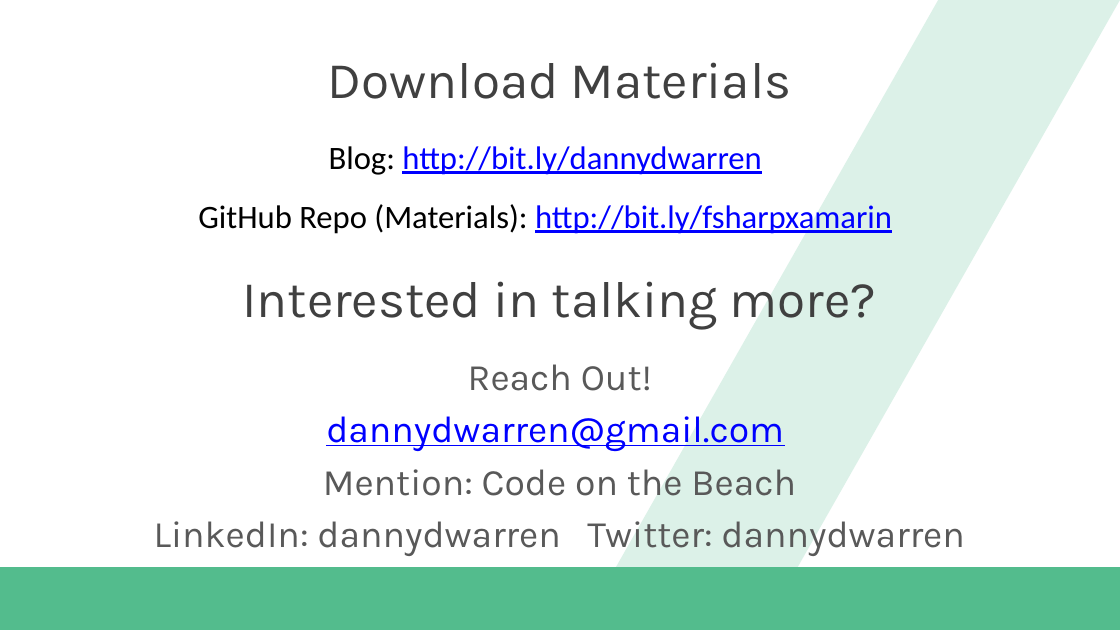
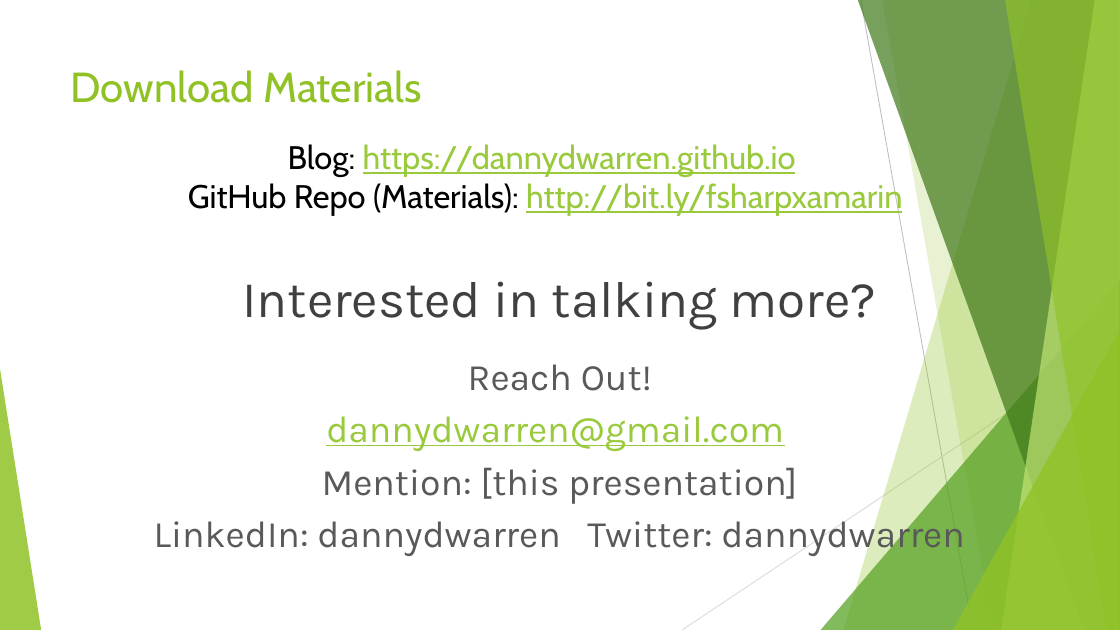
Before and after one commit to dannydwarren/FSharpXamarin, a slide deck: slide 20 of FSharpXamarin_Slides.pptx. Drawn at 1120x630 pixels with LibreOffice and Linux fonts; fonts in the diff are those of the drawing; background and template pictures are left out. Boxes give left, top, right and bottom in pixels: in the first picture for what was removed or moved away, otherwise in the second. Text is boxed around its words. In the diff, an @@ line names an element or a change of style, - is before the commit and + after.

```diff
--- a/FSharpXamarin_Slides.pptx
+++ b/FSharpXamarin_Slides.pptx
@@ parallelogram removed at (616, 0, 1120, 567) @@
@@ title "Download Materials": place and size @@
-title "Download Materials" at (328, 62, 792, 99)
+title "Download Materials" at (71, 70, 422, 103)
@@ title "Download Materials" at (71, 70, 422, 103): size 44 to 36 pt, font Karla to Cabin, text colour #404040 to #90C226; alignment centre to left; vertical alignment middle to top @@
@@ text at (288, 144, 796, 177): text changed; font Calibri to Cabin; text colour #0000FF to #99CA3C @@
-Blog: http://bit.ly/dannydwarren
+Blog: https://dannydwarren.github.io
@@ text at (188, 182, 902, 216): font Calibri to Cabin in "GitHub Repo (Materials): http://bit.ly/fsharpxamarin"; text colour #0000FF to #99CA3C in "http://bit.ly/fsharpxamarin" @@
@@ group added at (0, 0, 1120, 630): 5 freeform shapes, 3 triangles, 2 lines @@
@@ text at (326, 416, 784, 451): text colour #0000FF to #99CA3C in "dannydwarren@gmail.com" @@
@@ text at (322, 467, 797, 504): text changed @@
-Mention: Code on the Beach
+Mention: [this presentation]
@@ rectangle removed at (0, 567, 1120, 630) @@
```
Also in this commit, not shown: 19 other slides changed, 2 other files.
